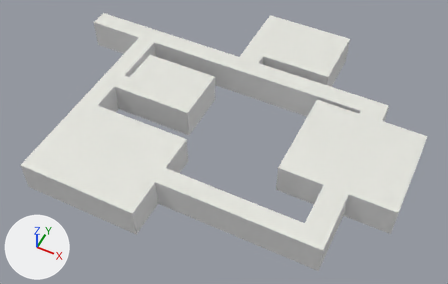
Before and after pictures for a commit that changed the Blender file WalkingSim/House.blend.
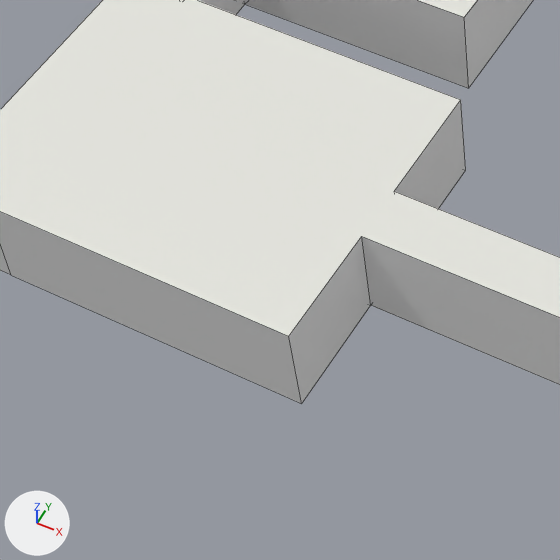
There are two pictures of each version: one whole from a camera (50 mm lens) standing at (17.9, -51.0, 52.6) and looking at (-3.2, -8.8, -0.2), one close up on the part from 9% to 49% of the width and 38% to 100% of the height. Every picture has the same lights, and +X, +Y and +Z are marked at lower left. The close-ups show mesh edges as thin lines.

The first close-up shows 'floor -col'.
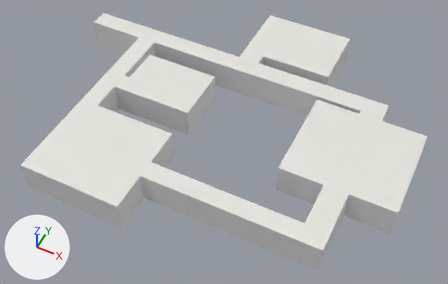
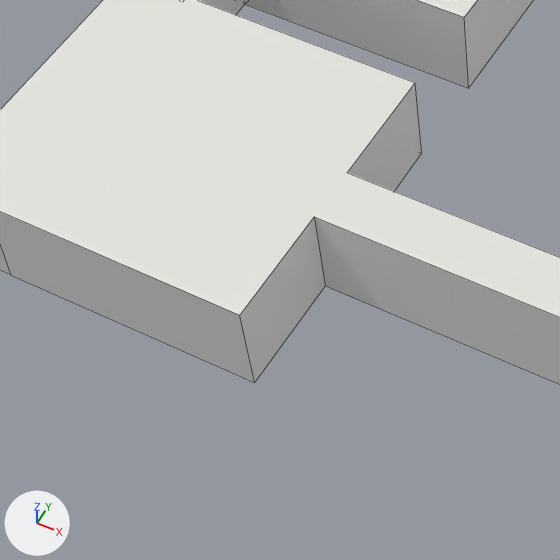
Pixel boxes (x1, y1, x2, y2) of what changed, in the close-ups (560 x 560 px):
'floor -col', reshaped
    before: (0, 0, 560, 404)
    after: (0, 0, 560, 385)

What changed in the scene script:
```text
Change me_plane:
    where me_plane.from_pydata(...)  # 102 vertices, 80 faces; spans x -25.6..17.4, y -24.0..10.4, z 0.0..3.7
    used by ob_floor__col; location = (0.0, 0.0, 0.0)
    before: 19 (-5.3, -17.7, 0.0), 43 (-5.3, -13.3, 0.0) at pixel (465, 170), 44 (-5.3, -24.0, 0.0) at pixel (301, 403), 47 (-5.3, -19.7, 0.0) at pixel (370, 305), 63 (-5.3, -17.7, 3.7) at pixel (394, 191)
    before: 75 (-5.3, -13.3, 3.7) at pixel (460, 99), 76 (-5.3, -24.0, 3.7) at pixel (288, 336), 78 (-5.3, -19.7, 3.7) at pixel (361, 236)
    me_plane part 1
    add for i in [19, 43, 44, 47, 63, 75, 76, 78]: me_plane.vertices[i].co += Vector((-1.7, 0.0, 0.0))
```
